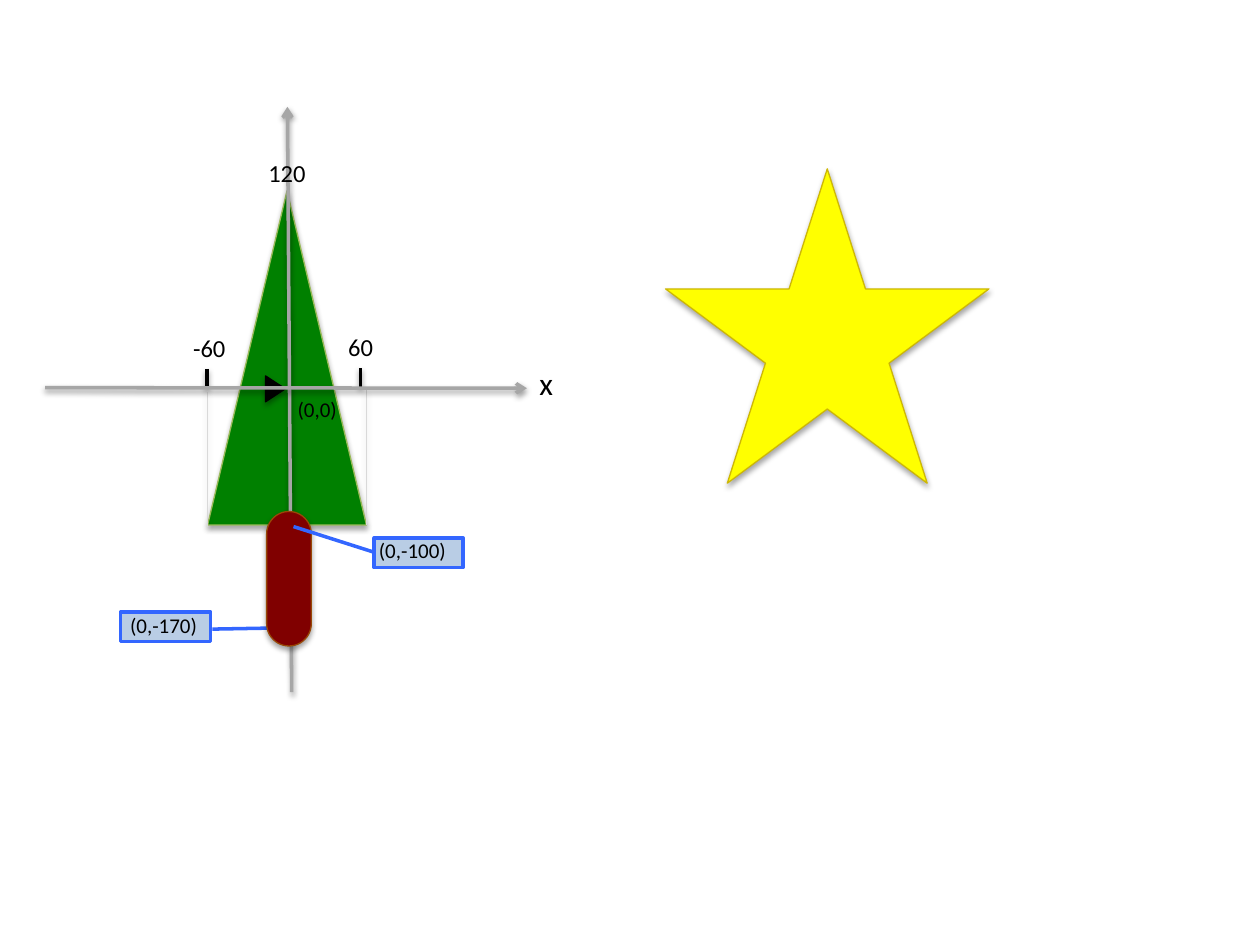
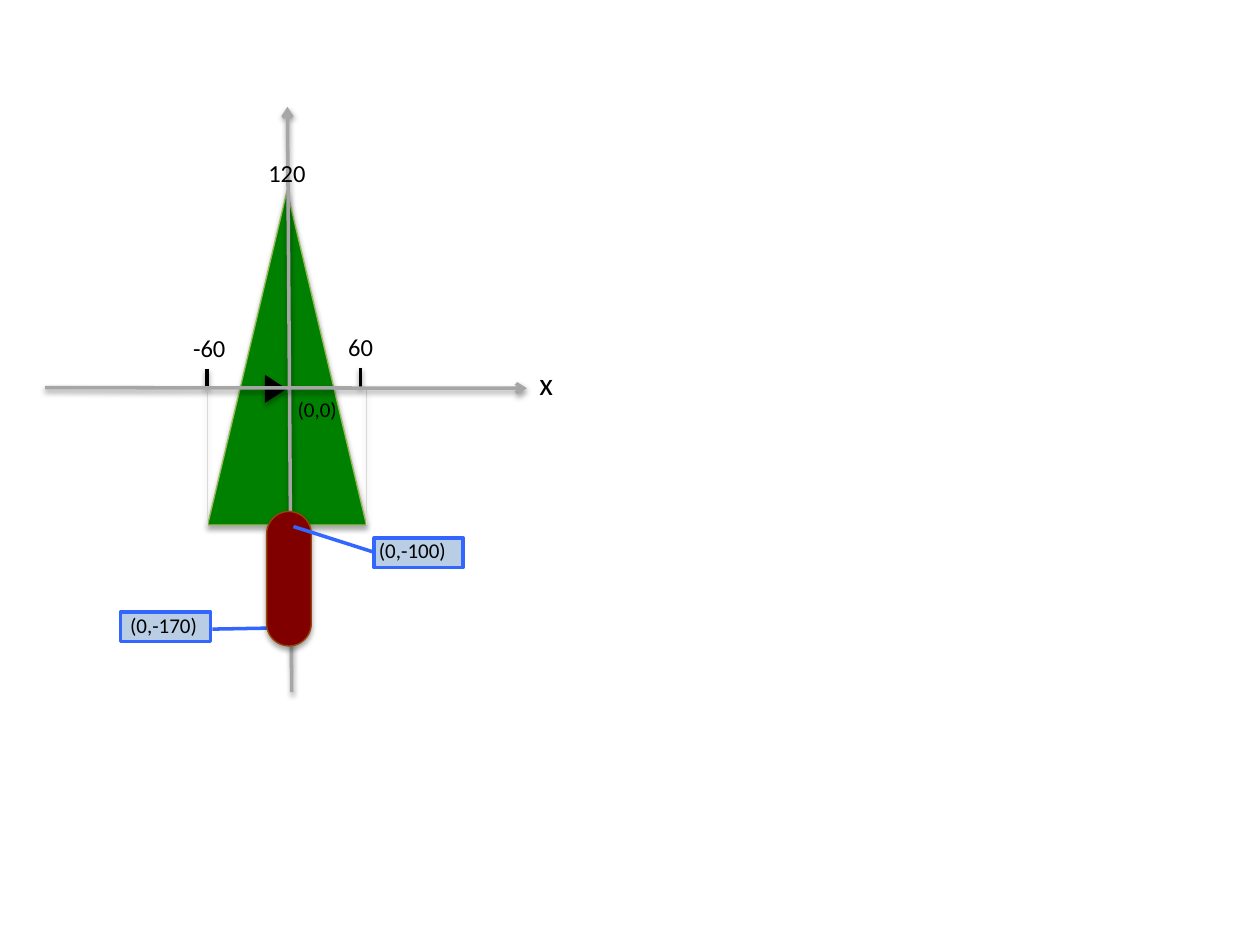
Before and after one commit to jellier/teachkidspython, a slide deck: slide 15 of Python入门课0.pptx (slide 13 before the commit). Drawn at 1260x945 pixels with LibreOffice and Linux fonts; fonts in the diff are those of the drawing. Boxes give left, top, right and bottom in pixels: in the first picture for what was removed or moved away, otherwise in the second. Text is boxed around its words. In the diff, an @@ line names an element or a change of style, - is before the commit and + after.

```diff
--- a/Python入门课0.pptx
+++ b/Python入门课0.pptx
@@ star removed at (665,169,989,484) @@
```
Also in this commit, not shown: 2 other slides changed, 1 slide removed, 2 other files.
